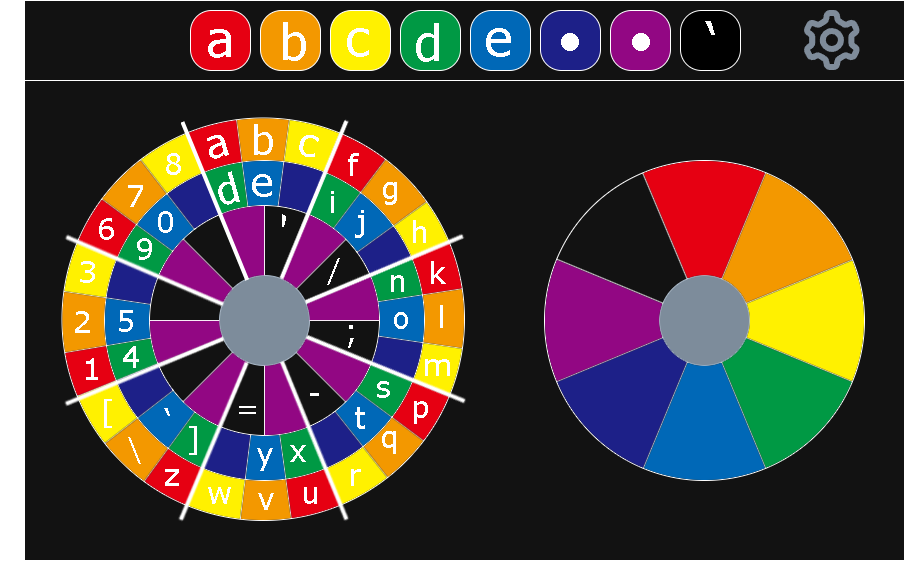
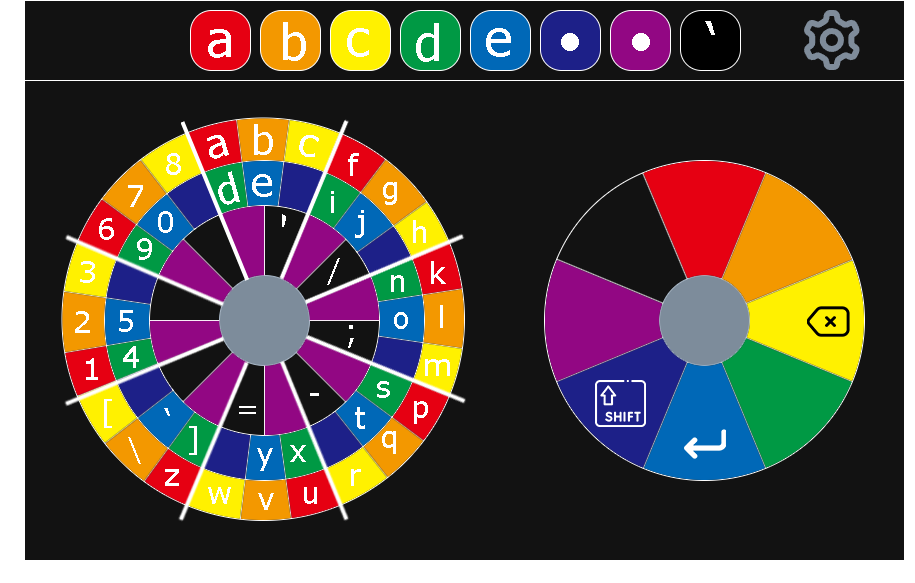
Layers edited between the first and the second (915, 583) image:
added layer "shift" above "enter" over [595, 380, 646, 427]
added layer "enter" above "delete" over [684, 429, 726, 459]
added layer "delete" above "0" over [807, 306, 850, 337]
